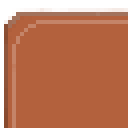
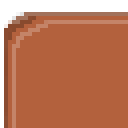
Two versions of the same layered image (128px x 128px). Layer-by-layer changes:
painted on "\ #1" over [left=4, top=12, right=48, bottom=128]
painted on "\" over [left=4, top=12, right=40, bottom=40]
painted on "Layer" over [left=4, top=8, right=128, bottom=28]
